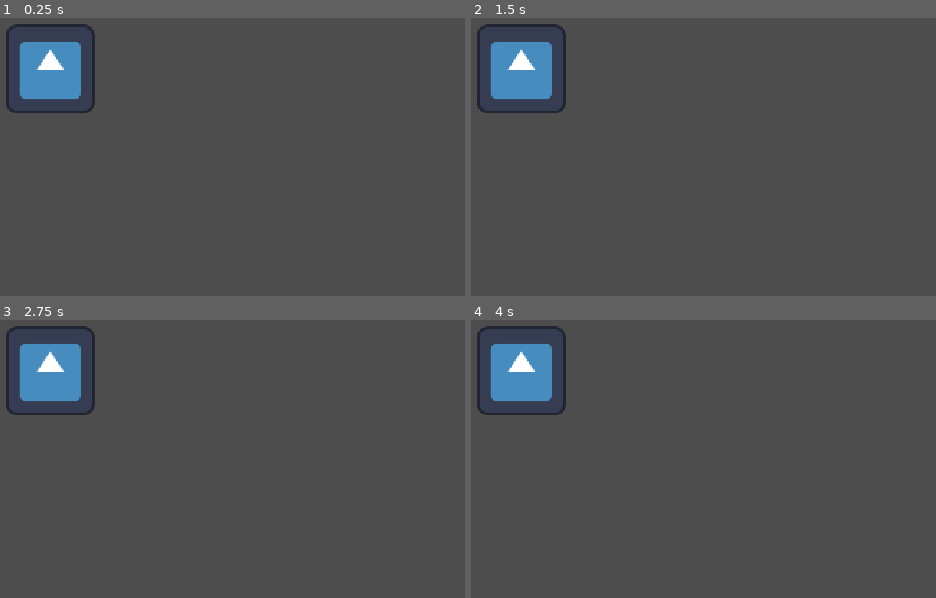
Above: before the commit, frames 1-4 (two rows, left to right).
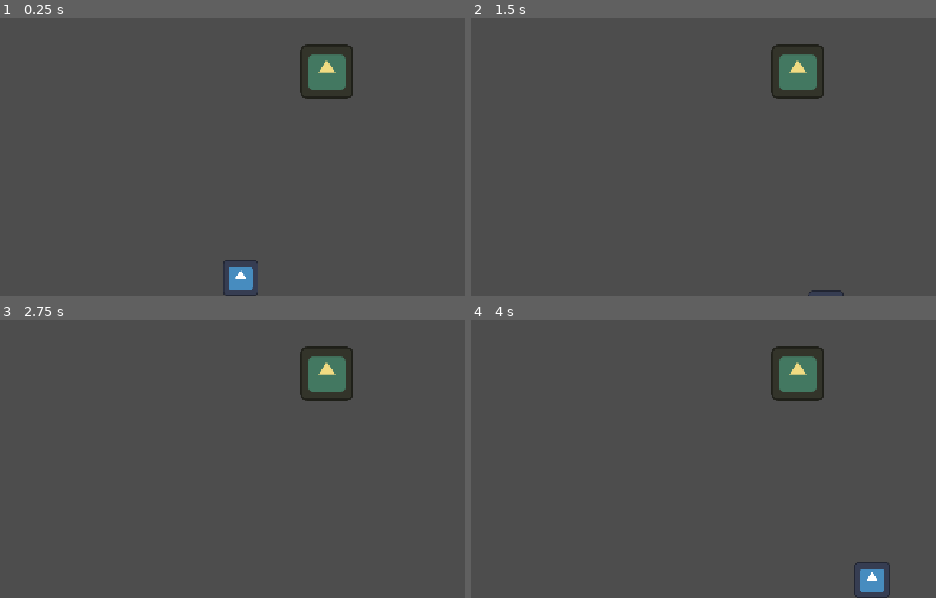
Above: after the commit, the same moments.

Repository: saiiie/Tiny-Mail
Game: Godot game, scene res://main.tscn
The game is run twice, just before and just after one commit, with the same random seed, the same clock (stepped at 60 frames per second) and the same inputs. The engine's default icon, where the game draws it, is replaced by a stand-in: a white triangle on a blue panel in a dark square.
Inputs:
- Up to frame 1 (0.25 s): no input
- Up to frame 2 (1.5 s): tap Enter at 0.5 s; hold D (move_right, bound only after the commit) 0.53-1.28 s; tap E (deliver, bound only after the commit) at 0.6, 1.35 s; hold S (move_down, bound only after the commit) from 1.28 s (still down)
- Up to frame 3 (2.75 s): tap Space at 2 s; release S (move_down, bound only after the commit) at 2.03 s; hold D (move_right, bound only after the commit) from 2.03 s (still down); tap E (deliver, bound only after the commit) at 2.1 s
- Up to frame 4 (4 s): tap Enter at 2.75 s; release D (move_right, bound only after the commit) at 2.78 s; hold Up (move_up, bound only after the commit) 2.78-3.53 s; tap E (deliver, bound only after the commit) at 2.85, 3.6 s; tap Space at 3.5 s; hold A (move_left, bound only after the commit) from 3.53 s (still down)

The runs differ from the first frame. In frame 1, 6.2% of the frame differs, in the area x 1-76%, y 2-100%; in frame 2, 5.7%; in frame 3, 5.7%; in frame 4, 6.2%.

Commit message:
week 2: added core mechanics + juice

Diff:
--- /dev/null
+++ b/delivery_house.gd
@@ -0,0 +1,42 @@
+extends Area2D
+
+var delivered: bool = false
+
+@onready var prompt_label: Label = $Label
+@onready var house_sprite: Sprite2D = $Sprite2D
+
+
+func _ready() -> void:
+	body_entered.connect(_on_body_entered)
+	body_exited.connect(_on_body_exited)
+
+
+func _on_body_entered(body: Node2D) -> void:
+	if body.has_method("set_delivery_target"):
+		body.set_delivery_target(self)
+
+		if not delivered:
+			prompt_label.text = "Press E to Deliver"
+			prompt_label.visible = true
+
+
+func _on_body_exited(body: Node2D) -> void:
+	if body.has_method("clear_delivery_target"):
+		body.clear_delivery_target(self)
+
+	if not delivered:
+		prompt_label.visible = false
+
+
+func deliver() -> bool:
+	if delivered:
+		return false
+
+	delivered = true
+
+	prompt_label.text = "Delivered!"
+	prompt_label.visible = true
+
+	house_sprite.modulate = Color(0.65, 1.0, 0.65)
+
+	return true
--- /dev/null
+++ b/delivery_house.tscn
@@ -0,0 +1,28 @@
+[gd_scene format=3 uid="uid://cjbw2hvgshmbv"]
+
+[ext_resource type="Texture2D" uid="uid://b7jgurn6h7ybb" path="res://icon.svg" id="1_04atp"]
+[ext_resource type="Script" uid="uid://j7d4uwtdyn15" path="res://delivery_house.gd" id="1_nqhd8"]
+
+[sub_resource type="RectangleShape2D" id="RectangleShape2D_0xlia"]
+
+[node name="DeliveryHouse" type="Area2D" unique_id=2027782907]
+script = ExtResource("1_nqhd8")
+
+[node name="Sprite2D" type="Sprite2D" parent="." unique_id=566489558]
+modulate = Color(0.94417775, 0.85687864, 0.50844866, 1)
+position = Vector2(553, 305)
+scale = Vector2(0.6, 0.6)
+texture = ExtResource("1_04atp")
+
+[node name="CollisionShape2D" type="CollisionShape2D" parent="." unique_id=1694324965]
+position = Vector2(553.99994, 309.99997)
+scale = Vector2(8, 8)
+shape = SubResource("RectangleShape2D_0xlia")
+
+[node name="Label" type="Label" parent="." unique_id=1466953681]
+visible = false
+offset_left = 484.0
+offset_top = 395.0
+offset_right = 621.0
+offset_bottom = 418.0
+text = "Press E to deliver!"
--- a/main.tscn
+++ b/main.tscn
@@ -1,9 +1,12 @@
 [gd_scene format=3 uid="uid://b2vyi6r4q5o33"]
 
-[ext_resource type="Texture2D" uid="uid://b7jgurn6h7ybb" path="res://icon.svg" id="1_ig7tw"]
+[ext_resource type="PackedScene" uid="uid://bufop6dxr3qky" path="res://player.tscn" id="1_ig7tw"]
+[ext_resource type="PackedScene" uid="uid://cjbw2hvgshmbv" path="res://delivery_house.tscn" id="2_0xm2m"]
 
 [node name="Main" type="Node2D" unique_id=493337651]
 
-[node name="Player" type="Sprite2D" parent="." unique_id=1660965890]
-position = Vector2(555, 321)
-texture = ExtResource("1_ig7tw")
+[node name="Player" parent="." unique_id=2077675325 instance=ExtResource("1_ig7tw")]
+position = Vector2(300, 324)
+
+[node name="DeliveryHouse" parent="." unique_id=2027782907 instance=ExtResource("2_0xm2m")]
+position = Vector2(400, 20)
--- /dev/null
+++ b/player.gd
@@ -0,0 +1,63 @@
+extends CharacterBody2D
+
+@export var speed: float = 220.0
+
+var delivery_target: Area2D = null
+
+@onready var sprite: Sprite2D = $Sprite2D
+var normal_sprite_scale: Vector2
+
+
+func _ready() -> void:
+	normal_sprite_scale = sprite.scale
+
+
+func _physics_process(_delta: float) -> void:
+	var direction := Input.get_vector(
+		"move_left",
+		"move_right",
+		"move_up",
+		"move_down"
+	)
+
+	velocity = direction * speed
+
+	move_and_slide()
+
+	if Input.is_action_just_pressed("deliver") and delivery_target != null:
+		if delivery_target.deliver():
+			play_delivery_animation()
+
+
+func set_delivery_target(target: Area2D) -> void:
+	delivery_target = target
+
+
+func clear_delivery_target(target: Area2D) -> void:
+	if delivery_target == target:
+		delivery_target = null
+
+
+func play_delivery_animation() -> void:
+	var tween := create_tween()
+
+	tween.tween_property(
+		sprite,
+		"scale",
+		normal_sprite_scale * Vector2(1.15, 0.85),
+		0.08
+	)
+
+	tween.tween_property(
+		sprite,
+		"scale",
+		normal_sprite_scale * Vector2(0.90, 1.10),
+		0.08
+	)
+
+	tween.tween_property(
+		sprite,
+		"scale",
+		normal_sprite_scale,
+		0.10
+	)
--- /dev/null
+++ b/player.tscn
@@ -0,0 +1,17 @@
+[gd_scene format=3 uid="uid://bufop6dxr3qky"]
+
+[ext_resource type="Texture2D" uid="uid://b7jgurn6h7ybb" path="res://icon.svg" id="1_4flbx"]
+[ext_resource type="Script" uid="uid://byiydmhacwv3p" path="res://player.gd" id="1_onrkg"]
+
+[sub_resource type="RectangleShape2D" id="RectangleShape2D_0xlia"]
+
+[node name="Player" type="CharacterBody2D" unique_id=2077675325]
+script = ExtResource("1_onrkg")
+
+[node name="Sprite2D" type="Sprite2D" parent="." unique_id=2394749]
+position = Vector2(529, 298)
+scale = Vector2(0.4, 0.4)
+texture = ExtResource("1_4flbx")
+
+[node name="CollisionShape2D" type="CollisionShape2D" parent="." unique_id=58429480]
+shape = SubResource("RectangleShape2D_0xlia")
--- a/project.godot
+++ b/project.godot
@@ -20,6 +20,38 @@
 window/stretch/mode="canvas_items"
 window/stretch/aspect="expand"
 
+[input]
+
+move_left={
+"deadzone": 0.2,
+"events": [Object(InputEventKey,"resource_local_to_scene":false,"resource_name":"","device":-1,"window_id":0,"alt_pressed":false,"shift_pressed":false,"ctrl_pressed":false,"meta_pressed":false,"pressed":false,"keycode":0,"physical_keycode":65,"key_label":0,"unicode":97,"location":0,"echo":false,"script":null)
+, Object(InputEventKey,"resource_local_to_scene":false,"resource_name":"","device":-1,"window_id":0,"alt_pressed":false,"shift_pressed":false,"ctrl_pressed":false,"meta_pressed":false,"pressed":false,"keycode":0,"physical_keycode":4194319,"key_label":0,"unicode":0,"location":0,"echo":false,"script":null)
+]
+}
+move_right={
+"deadzone": 0.2,
+"events": [Object(InputEventKey,"resource_local_to_scene":false,"resource_name":"","device":-1,"window_id":0,"alt_pressed":false,"shift_pressed":false,"ctrl_pressed":false,"meta_pressed":false,"pressed":false,"keycode":0,"physical_keycode":68,"key_label":0,"unicode":100,"location":0,"echo":false,"script":null)
+, Object(InputEventKey,"resource_local_to_scene":false,"resource_name":"","device":-1,"window_id":0,"alt_pressed":false,"shift_pressed":false,"ctrl_pressed":false,"meta_pressed":false,"pressed":false,"keycode":0,"physical_keycode":4194321,"key_label":0,"unicode":0,"location":0,"echo":false,"script":null)
+]
+}
+move_up={
+"deadzone": 0.2,
+"events": [Object(InputEventKey,"resource_local_to_scene":false,"resource_name":"","device":-1,"window_id":0,"alt_pressed":false,"shift_pressed":false,"ctrl_pressed":false,"meta_pressed":false,"pressed":false,"keycode":0,"physical_keycode":4194320,"key_label":0,"unicode":0,"location":0,"echo":false,"script":null)
+, Object(InputEventKey,"resource_local_to_scene":false,"resource_name":"","device":-1,"window_id":0,"alt_pressed":false,"shift_pressed":false,"ctrl_pressed":false,"meta_pressed":false,"pressed":false,"keycode":0,"physical_keycode":87,"key_label":0,"unicode":119,"location":0,"echo":false,"script":null)
+]
+}
+move_down={
+"deadzone": 0.2,
+"events": [Object(InputEventKey,"resource_local_to_scene":false,"resource_name":"","device":-1,"window_id":0,"alt_pressed":false,"shift_pressed":false,"ctrl_pressed":false,"meta_pressed":false,"pressed":false,"keycode":0,"physical_keycode":83,"key_label":0,"unicode":115,"location":0,"echo":false,"script":null)
+, Object(InputEventKey,"resource_local_to_scene":false,"resource_name":"","device":-1,"window_id":0,"alt_pressed":false,"shift_pressed":false,"ctrl_pressed":false,"meta_pressed":false,"pressed":false,"keycode":0,"physical_keycode":4194322,"key_label":0,"unicode":0,"location":0,"echo":false,"script":null)
+]
+}
+deliver={
+"deadzone": 0.2,
+"events": [Object(InputEventKey,"resource_local_to_scene":false,"resource_name":"","device":-1,"window_id":0,"alt_pressed":false,"shift_pressed":false,"ctrl_pressed":false,"meta_pressed":false,"pressed":false,"keycode":0,"physical_keycode":69,"key_label":0,"unicode":101,"location":0,"echo":false,"script":null)
+]
+}
+
 [physics]
 
 3d/physics_engine="Jolt Physics"
Not shown, added: delivery_house.gd.uid
Not shown, added: player.gd.uid
Not shown, changed: README.md
